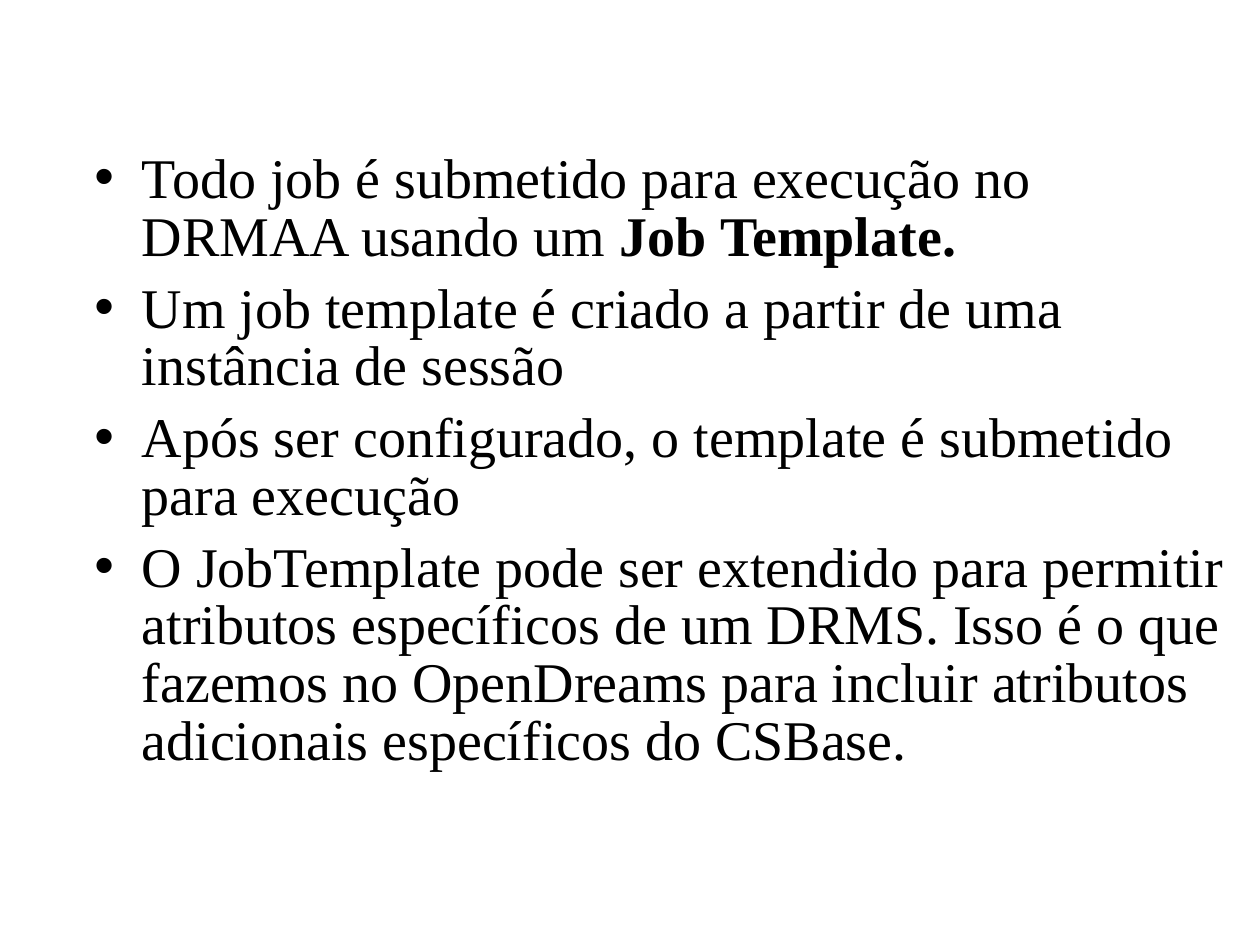
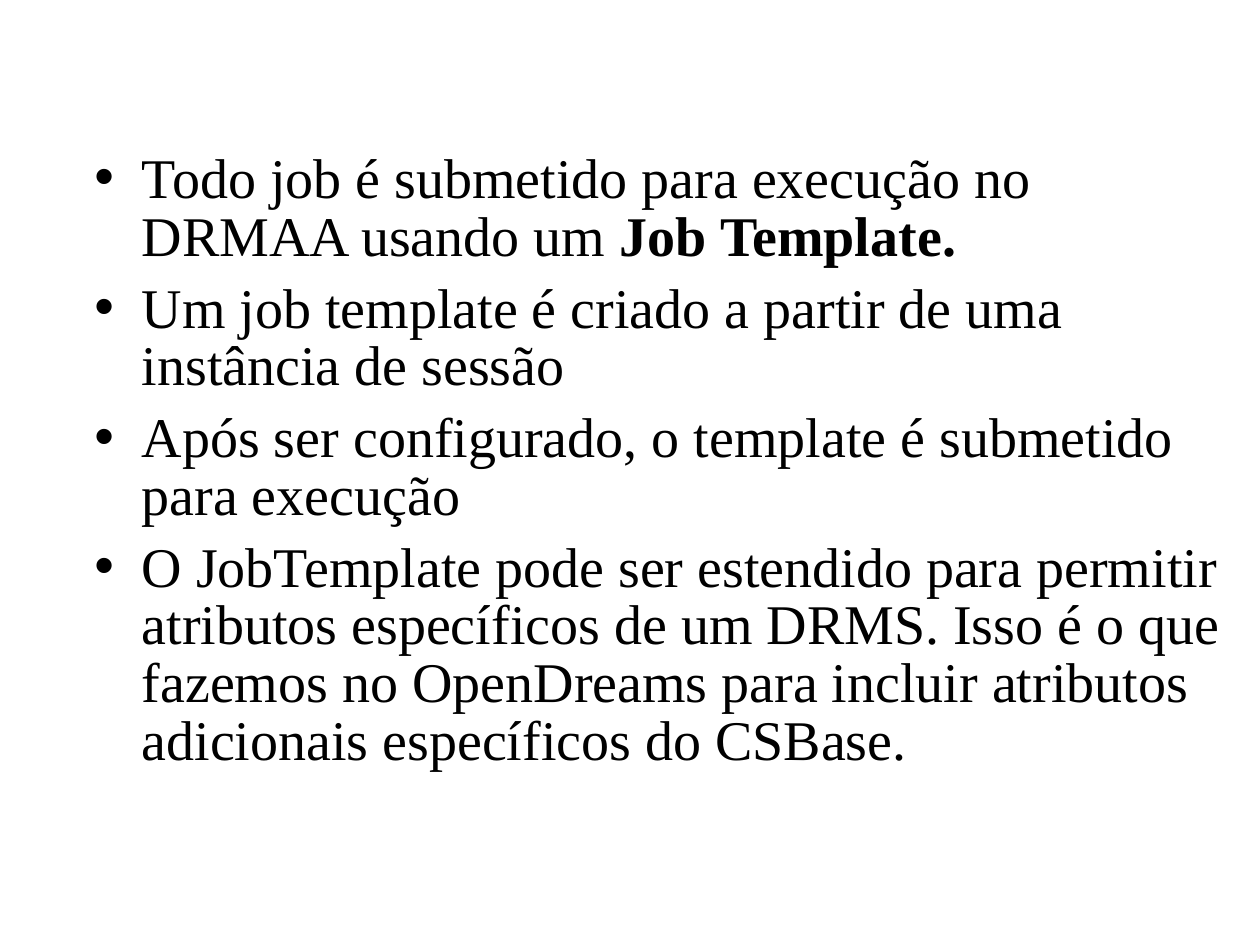
Before and after one commit to amadeubarbosa/openbus-core, a slide deck: slide 16 of docs/cursos/developer/13.OpenDreams.ppt. Drawn at 1260x945 pixels with LibreOffice and Linux fonts; fonts in the diff are those of the drawing; background and template pictures are left out. Boxes give left, top, right and bottom in pixels: in the first picture for what was removed or moved away, otherwise in the second. Text is boxed around its words. In the diff, an @@ line names an element or a change of style, - is before the commit and + after.

Commit message:
Adição do material relativo ao curso do OpenBus ministrado na UFCG, entre 16 e 20 de Maio de 2011.

```diff
--- a/docs/cursos/developer/13.OpenDreams.ppt
+++ b/docs/cursos/developer/13.OpenDreams.ppt
@@ text at bbox=[142, 548, 1219, 771]: text changed @@
-• O JobTemplate pode ser extendido para permitir atributos específicos de um DRMS. Isso é o que fazemos no OpenDreams para incluir atributos adicionais específicos do CSBase.
+• O JobTemplate pode ser estendido para permitir atributos específicos de um DRMS. Isso é o que fazemos no OpenDreams para incluir atributos adicionais específicos do CSBase.
```
Also in this commit, not shown: 1 other slide changed, 36 other files.
